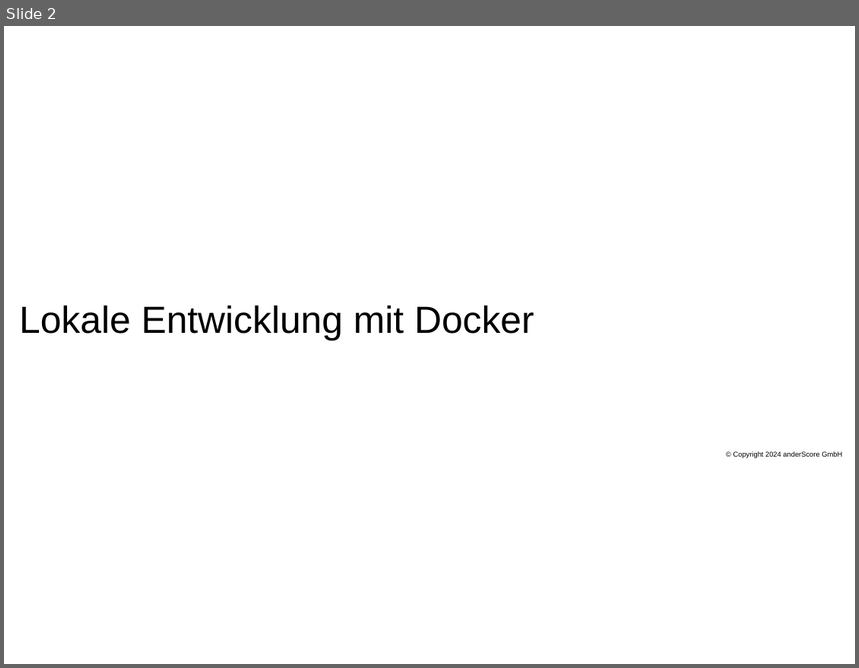
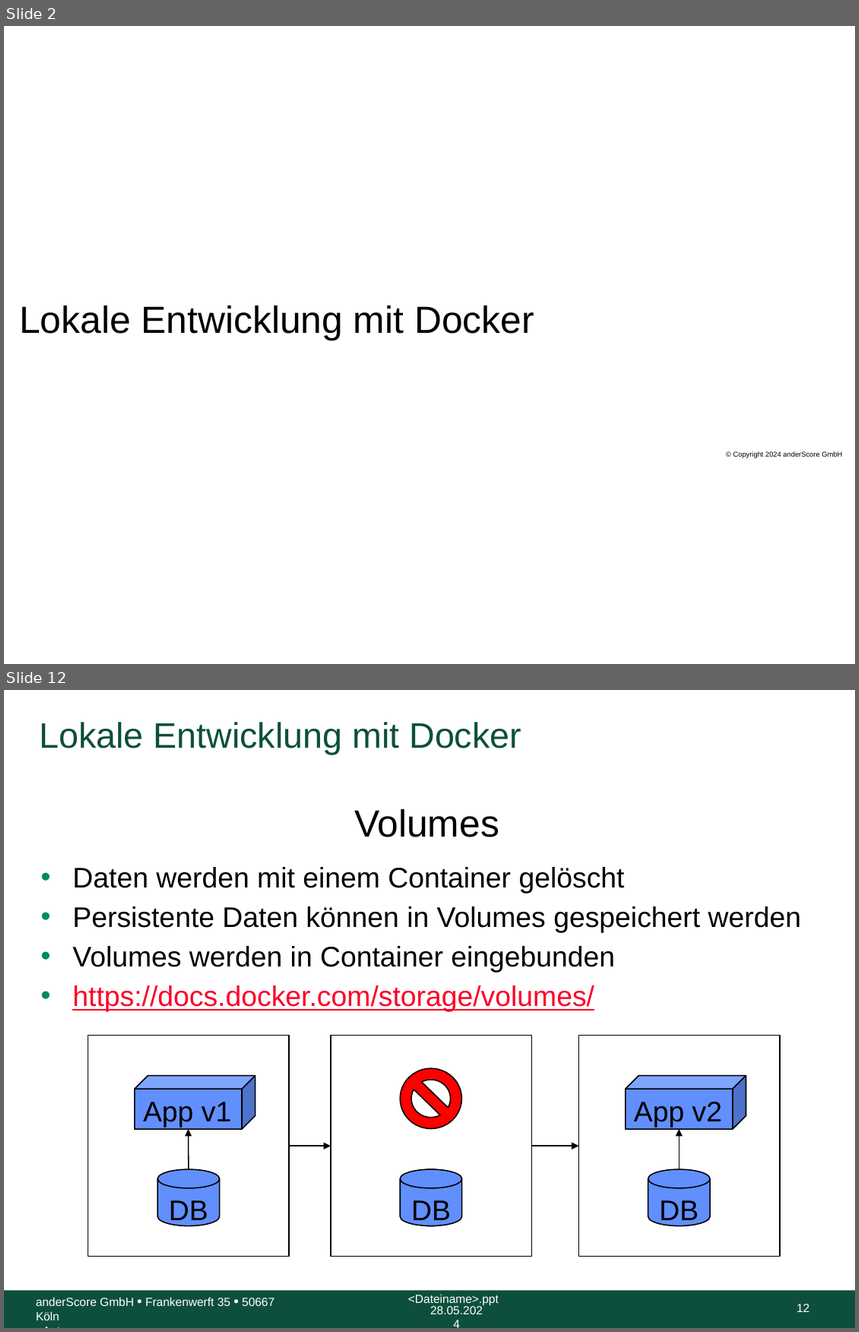
Before and after one commit to anderscore-gmbh/gitlab, a slide deck: slides/Tag-3_1-Docker.pptx. Shown one above the other, each under a label of ours: slide 2 before the commit, slides 2 and 12 after it; the slides between them are not shown. The pictures are 859x668 and 859x1332 pixels, drawn with LibreOffice and Linux fonts; fonts in the diff are those of the drawing; background and template pictures are left out. Boxes give left, top, right and bottom in pixels: in the first picture for what was removed or moved away, otherwise in the second. Text is boxed around its words. In the diff, an @@ line names an element or a change of style, - is before the commit and + after.

```diff
--- a/slides/Tag-3_1-Docker.pptx
+++ b/slides/Tag-3_1-Docker.pptx
@@ slide 12 added at [4,690,855,1328], background #FFFFFF @@
@@ title added at [39,722,522,755], 30 pt, text #0D4F3C @@
+Lokale Entwicklung mit Docker
@@ text added at [354,809,500,837], 32 pt, text #000000 @@
+Volumes
@@ text added at [72,867,801,1012], 24 pt, text #000000 @@
+• Daten werden mit einem Container gelöscht
+• Persistente Daten können in Volumes gespeichert werden
+• Volumes werden in Container eingebunden
+• https://docs.docker.com/storage/volumes/
@@ rectangle added at [88,1036,289,1257], fill #FFFFFF, outline #000000 1 pt @@
@@ rectangle added at [331,1036,531,1257], fill #FFFFFF, outline #000000 1 pt @@
@@ rectangle added at [579,1036,779,1257], fill #FFFFFF, outline #000000 1 pt @@
@@ cube added at [135,1075,256,1129], fill #618FFD, outline #000000 1 pt, 24 pt, text #000000 @@
+App v1
@@ no-entry sign added at [400,1068,461,1129], fill #FF0000, outline #000000 1 pt @@
@@ cube added at [626,1075,747,1129], fill #618FFD, outline #000000 1 pt, 24 pt, text #000000 @@
+App v2
@@ arrow added from (189, 1170) to (189, 1129), #000000 1 pt @@
@@ arrow added from (679, 1170) to (679, 1129), #000000 1 pt @@
@@ arrow added from (289, 1146) to (331, 1146), #000000 1 pt @@
@@ arrow added from (531, 1146) to (579, 1146), #000000 1 pt @@
@@ cylinder added at [158,1170,219,1227], fill #618FFD, outline #000000 1 pt, 24 pt, text #000000 @@
+DB
@@ cylinder added at [400,1170,462,1227], fill #618FFD, outline #000000 1 pt, 24 pt, text #000000 @@
+DB
@@ cylinder added at [411,1170,451,1227], fill #618FFD, outline #000000 1 pt @@
@@ cylinder added at [648,1170,711,1227], fill #618FFD, outline #000000 1 pt, 24 pt, text #000000 @@
+DB
@@ rectangle added at [4,1291,855,1328], fill #0D4F3C @@
@@ text added at [36,1297,275,1321], 10 pt, text #FFFFFF @@
+anderScore GmbH • Frankenwerft 35 • 50667 Köln
+<Autor>
@@ text added at [408,1294,499,1306], 10 pt, text #FFFFFF @@
+<Dateiname>.ppt
@@ page number added at [797,1304,810,1312], 10 pt, text #FFFFFF @@
+12
@@ text added at [430,1306,483,1315], 10 pt, text #FFFFFF @@
+28.05.2024
```
Also in this commit, not shown: 9 slides changed, 3 other slides added, 7 other files.
